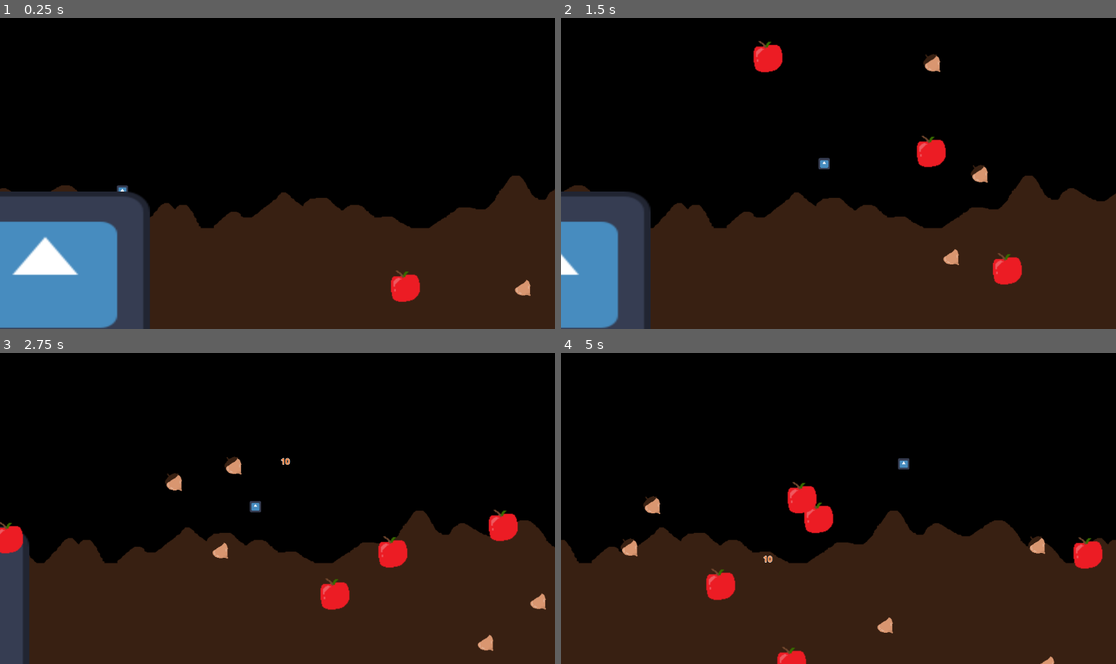
Above: before the commit, frames 1-4 (two rows, left to right).
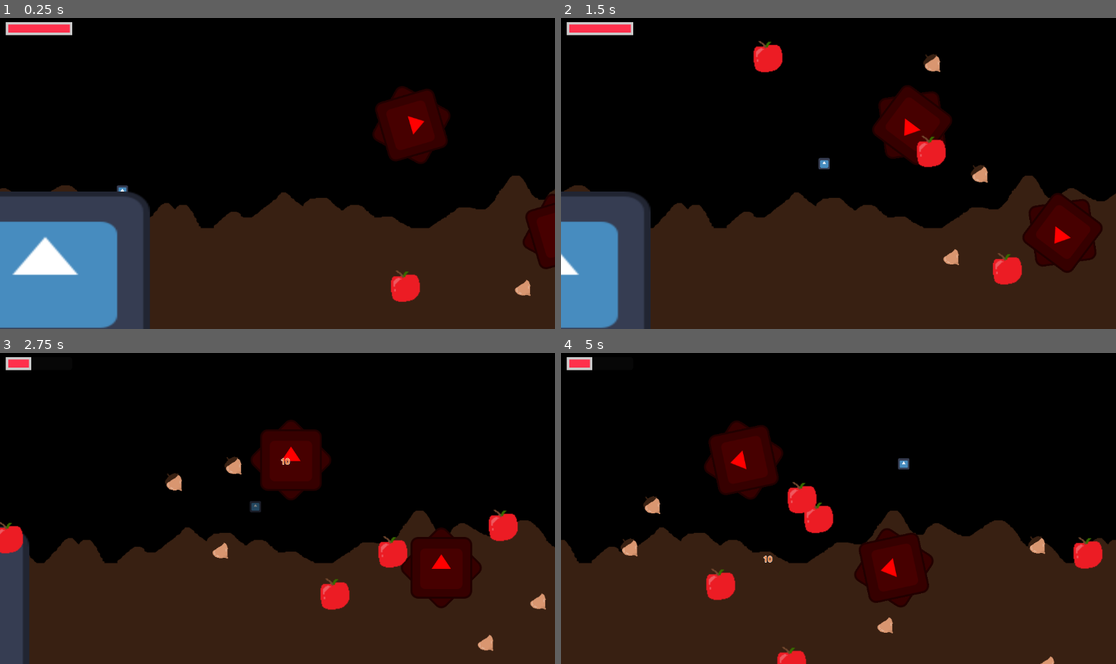
Above: after the commit, the same moments.

Repository: Kurooco/HonorsProject
Game: Godot game, scene res://globals/level_handler.tscn
The game is run twice, just before and just after one commit, with the same random seed, the same clock (stepped at 60 frames per second) and the same inputs. The engine's default icon, where the game draws it, is replaced by a stand-in: a white triangle on a blue panel in a dark square.
Inputs:
- Up to frame 1 (0.25 s): no input
- Up to frame 2 (1.5 s): hold Space (shoot) 0.53-1.28 s; hold Right (right) from 0.53 s (still down); tap Up (jump) at 0.77 s; tap Space (shoot) at 1.35 s
- Up to frame 3 (2.75 s): tap Up (jump) at 1.52 s; release Right (right) at 2.03 s; hold Left (left) from 2.03 s (still down); hold Space (shoot) from 2.03 s (still down)
- Up to frame 4 (5 s): release Left (left) at 2.78 s; release Space (shoot) at 2.78 s; hold Right (right) 2.78-4.28 s; tap Space (shoot) at 2.85, 4.35 s; tap Up (jump) at 3.02, 3.77, 4.52 s; hold Space (shoot) 3.53-4.28 s; hold Left (left) from 4.28 s (still down)

The runs differ from the first frame. In frame 1, 4.0% of the frame differs, in the area x 1-100%, y 1-81%; in frame 2, 5.2%, in the area x 1-98%, y 1-82%; in frame 3, 5.2%; in frame 4, 5.2%.

Commit message:
made health system

Diff:
--- a/globals/Autoload.gd
+++ b/globals/Autoload.gd
@@ -1,3 +1,4 @@
 extends Node
 
 var points = 0
+var player = null
--- a/globals/level_handler.gd
+++ b/globals/level_handler.gd
@@ -7,6 +7,8 @@
 func _ready():
 	set_level(opening_scene.resource_path)
 
+func _process(delta):
+	$HUD/ProgressBar.value = (Autoload.player.health_component.health/float(Autoload.player.health_component.max_health))*100
 
 func set_level(path: String):
 	if(is_instance_valid(current_level)):
--- a/globals/level_handler.tscn
+++ b/globals/level_handler.tscn
@@ -1,8 +1,25 @@
-[gd_scene load_steps=3 format=3 uid="uid://jip4wup8hkl7"]
+[gd_scene load_steps=4 format=3 uid="uid://jip4wup8hkl7"]
 
 [ext_resource type="Script" uid="uid://d2mcprb77tpp2" path="res://globals/level_handler.gd" id="1_2e1au"]
 [ext_resource type="PackedScene" uid="uid://ctkfbpows8frn" path="res://scenes/levels/level_1.tscn" id="2_71i82"]
 
+[sub_resource type="StyleBoxFlat" id="StyleBoxFlat_71i82"]
+bg_color = Color(1, 0.18939, 0.298565, 1)
+border_width_left = 5
+border_width_top = 5
+border_width_right = 5
+border_width_bottom = 5
+
 [node name="LevelHandler" type="Node"]
 script = ExtResource("1_2e1au")
 opening_scene = ExtResource("2_71i82")
+
+[node name="HUD" type="CanvasLayer" parent="."]
+
+[node name="ProgressBar" type="ProgressBar" parent="HUD"]
+offset_left = 12.0
+offset_top = 10.0
+offset_right = 150.0
+offset_bottom = 37.0
+theme_override_styles/fill = SubResource("StyleBoxFlat_71i82")
+show_percentage = false
--- /dev/null
+++ b/scenes/components/health_component.gd
@@ -0,0 +1,21 @@
+extends Node
+
+@export var max_health = 100
+var health
+
+signal killed
+
+# Called when the node enters the scene tree for the first time.
+func _ready():
+	health = max_health
+
+func hurt(amount: int):
+	if(health-amount <= 0 && health > 0):
+		killed.emit()
+	health = max(0, health-amount)
+
+func revive(amount: int):
+	health = min(max_health, health+amount)
+
+func full_revive():
+	health = max_health
--- /dev/null
+++ b/scenes/components/health_component.tscn
@@ -0,0 +1,6 @@
+[gd_scene load_steps=2 format=3 uid="uid://k141qqnjhfun"]
+
+[ext_resource type="Script" uid="uid://b6ue5u5s3fi1a" path="res://scenes/components/health_component.gd" id="1_2wcl1"]
+
+[node name="HealthComponent" type="Node"]
+script = ExtResource("1_2wcl1")
--- /dev/null
+++ b/scenes/components/hurt_box.gd
@@ -0,0 +1,26 @@
+extends Area2D
+class_name HurtBox
+
+@export var health_component : Node
+@export var friendly = false
+@export var invincible_time = 2.0
+var currently_invincible = false
+
+signal became_vulnerable
+signal hurt
+
+func _ready():
+	$InvinciblityTimer.wait_time = invincible_time
+
+
+func damage(amount:int):
+	if(!currently_invincible):
+		hurt.emit()
+		health_component.hurt(amount)
+		currently_invincible = true
+		$InvinciblityTimer.start()
+
+
+func _on_invinciblity_timer_timeout():
+	currently_invincible = false
+	became_vulnerable.emit()
--- /dev/null
+++ b/scenes/components/hurt_box.tscn
@@ -0,0 +1,12 @@
+[gd_scene load_steps=2 format=3 uid="uid://bkp0jvpu4joh5"]
+
+[ext_resource type="Script" uid="uid://b7bwdo0oskkks" path="res://scenes/components/hurt_box.gd" id="1_eeq1w"]
+
+[node name="HurtBox" type="Area2D"]
+script = ExtResource("1_eeq1w")
+
+[node name="InvinciblityTimer" type="Timer" parent="."]
+one_shot = true
+
+[connection signal="area_entered" from="." to="." method="_on_area_entered"]
+[connection signal="timeout" from="InvinciblityTimer" to="." method="_on_invinciblity_timer_timeout"]
--- /dev/null
+++ b/scenes/components/weapon_area.gd
@@ -0,0 +1,18 @@
+extends Area2D
+
+@export var damage : int = 1
+@export var friendly = false
+
+
+func _on_area_entered(area):
+	attack_area(area)
+
+
+func attack_area(area):
+	if(!is_instance_valid(area) || not area in get_overlapping_areas()):
+		area.became_vulnerable.disconnect(attack_area)
+		return
+	if(area is HurtBox && friendly != area.friendly):
+		area.damage(damage)
+		if(!area.became_vulnerable.is_connected(attack_area)):
+			area.became_vulnerable.connect(attack_area.bind(area))
--- /dev/null
+++ b/scenes/components/weapon_area.tscn
@@ -0,0 +1,10 @@
+[gd_scene load_steps=2 format=3 uid="uid://for7arqs1e07"]
+
+[ext_resource type="Script" uid="uid://bxm6henacum8c" path="res://scenes/components/weapon_area.gd" id="1_e1lfg"]
+
+[node name="WeaponArea" type="Area2D"]
+script = ExtResource("1_e1lfg")
+
+[node name="Timer" type="Timer" parent="."]
+
+[connection signal="area_entered" from="." to="." method="_on_area_entered"]
--- /dev/null
+++ b/scenes/level_objects/hazards/razor.gd
@@ -0,0 +1,6 @@
+extends Sprite2D
+
+
+
+func _process(delta):
+	rotation += delta*2
--- /dev/null
+++ b/scenes/level_objects/hazards/razor.tscn
@@ -0,0 +1,24 @@
+[gd_scene load_steps=5 format=3 uid="uid://bf0rwbbj1b2hd"]
+
+[ext_resource type="Texture2D" uid="uid://bc4d1grhqpqah" path="res://art/icon.svg" id="1_sfhib"]
+[ext_resource type="Script" uid="uid://y6dhvdey81b4" path="res://scenes/level_objects/hazards/razor.gd" id="2_obk1l"]
+[ext_resource type="PackedScene" uid="uid://for7arqs1e07" path="res://scenes/components/weapon_area.tscn" id="3_mowa8"]
+
+[sub_resource type="CircleShape2D" id="CircleShape2D_gamqm"]
+radius = 68.0074
+
+[node name="Razor" type="Sprite2D"]
+modulate = Color(1, 0, 0, 1)
+z_index = -1
+texture = ExtResource("1_sfhib")
+script = ExtResource("2_obk1l")
+
+[node name="Sprite2D" type="Sprite2D" parent="."]
+rotation = 0.785398
+texture = ExtResource("1_sfhib")
+
+[node name="WeaponArea" parent="." instance=ExtResource("3_mowa8")]
+
+[node name="CollisionShape2D" type="CollisionShape2D" parent="WeaponArea"]
+shape = SubResource("CircleShape2D_gamqm")
+debug_color = Color(0.921369, 5.25588e-05, 0.691468, 0.42)
--- a/scenes/levels/level_1.tscn
+++ b/scenes/levels/level_1.tscn
@@ -6,6 +6,7 @@
 [ext_resource type="PackedScene" uid="uid://c64x5ruyxsgfq" path="res://scenes/level_objects/assist/food_spawner.tscn" id="3_nsrm0"]
 [ext_resource type="Texture2D" uid="uid://f6ekqhi8ot83" path="res://art/parallax.png" id="5_6761a"]
 [ext_resource type="PackedScene" uid="uid://oh37nacj7g3i" path="res://scenes/level_objects/assist/acorn.tscn" id="5_sk5k4"]
+[ext_resource type="PackedScene" uid="uid://bf0rwbbj1b2hd" path="res://scenes/level_objects/hazards/razor.tscn" id="7_oc4kc"]
 
 [sub_resource type="RectangleShape2D" id="RectangleShape2D_ksju7"]
 size = Vector2(199.25, 307.5)
@@ -96,3 +97,15 @@
 position = Vector2(-11, -199)
 texture = ExtResource("5_6761a")
 centered = false
+
+[node name="Razor" parent="." instance=ExtResource("7_oc4kc")]
+position = Vector2(303, -100)
+
+[node name="Razor2" parent="." instance=ExtResource("7_oc4kc")]
+position = Vector2(615, 124)
+
+[node name="Razor3" parent="." instance=ExtResource("7_oc4kc")]
+position = Vector2(1464, 24)
+
+[node name="Razor4" parent="." instance=ExtResource("7_oc4kc")]
+position = Vector2(1754, -179)
--- a/scenes/player/player.gd
+++ b/scenes/player/player.gd
@@ -9,6 +9,11 @@
 var jump_velocity = MAX_JUMP_VELOCITY
 var consecutive_bounces = 0
 var acorns = 0
+@onready var health_component = $HealthComponent
+
+func _ready():
+	Autoload.player = self
+
 
 func _physics_process(delta):
 	# Add the gravity.
@@ -33,6 +38,11 @@
 		velocity.x += direction * SPEED
 	velocity.x = lerp(velocity.x, 0.0, 1 - pow(.005, delta))
 
+	if($HurtBox.currently_invincible):
+		modulate = Color(1, 1, 1, .5)
+	else:
+		modulate = Color.WHITE
+
 	move_and_slide()
 
 
--- a/scenes/player/player.tscn
+++ b/scenes/player/player.tscn
@@ -1,12 +1,16 @@
-[gd_scene load_steps=6 format=3 uid="uid://bkj34yi74b4m7"]
+[gd_scene load_steps=9 format=3 uid="uid://bkj34yi74b4m7"]
 
 [ext_resource type="Texture2D" uid="uid://bc4d1grhqpqah" path="res://art/icon.svg" id="1_8afob"]
 [ext_resource type="Script" uid="uid://gsiyirsktikx" path="res://scenes/player/player.gd" id="1_dovo2"]
 [ext_resource type="PackedScene" uid="uid://b7wsoqjunvbbs" path="res://scenes/ui/point_awarder.tscn" id="3_gmlin"]
+[ext_resource type="PackedScene" uid="uid://k141qqnjhfun" path="res://scenes/components/health_component.tscn" id="4_lvxji"]
+[ext_resource type="PackedScene" uid="uid://bkp0jvpu4joh5" path="res://scenes/components/hurt_box.tscn" id="5_p47bc"]
 
 [sub_resource type="RectangleShape2D" id="RectangleShape2D_dovo2"]
 
 [sub_resource type="RectangleShape2D" id="RectangleShape2D_gmlin"]
+
+[sub_resource type="RectangleShape2D" id="RectangleShape2D_p47bc"]
 
 [node name="Player" type="CharacterBody2D"]
 script = ExtResource("1_dovo2")
@@ -27,4 +31,15 @@
 
 [node name="PointAwarder" parent="." instance=ExtResource("3_gmlin")]
 
+[node name="HealthComponent" parent="." instance=ExtResource("4_lvxji")]
+max_health = 3
+
+[node name="HurtBox" parent="." node_paths=PackedStringArray("health_component") instance=ExtResource("5_p47bc")]
+health_component = NodePath("../HealthComponent")
+friendly = true
+invincible_time = 1.0
+
+[node name="CollisionShape2D" type="CollisionShape2D" parent="HurtBox"]
+shape = SubResource("RectangleShape2D_p47bc")
+
 [connection signal="area_entered" from="DetectionArea" to="." method="_on_detection_area_area_entered"]
Not shown, added: scenes/components/health_component.gd.uid
Not shown, added: scenes/components/hurt_box.gd.uid
Not shown, added: scenes/components/weapon_area.gd.uid
Not shown, added: scenes/level_objects/hazards/razor.gd.uid
Not shown: 1 places in scenes/levels/level_1.tscn that only renumber resources
